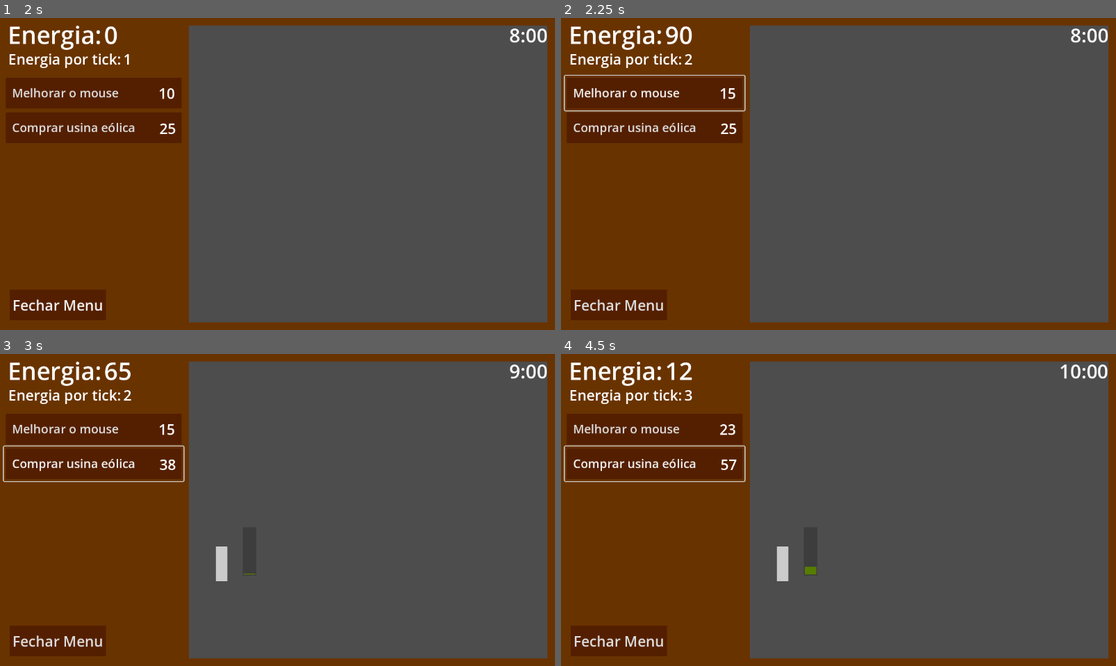
Above: before the commit, frames 1-4 (two rows, left to right).
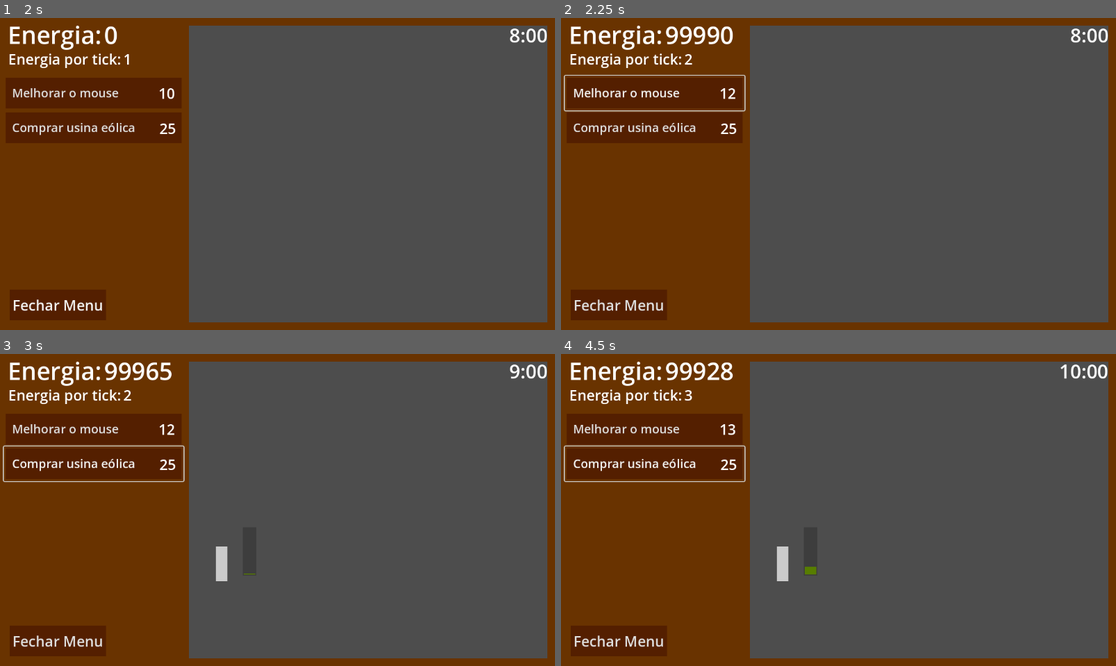
Above: after the commit, the same moments.

Repository: c-sandro/projetoAlvorada
Game: Godot game, scene res://Main.tscn
Same seed, same stepped clock (60 frames per second), same inputs: the game is played once before the commit and once after it.
Inputs (mouse positions are in pixels of both pictures, inside the frame that each line leads up to):
- Up to frame 1 (2 s): tap Enter at 0.5 s; move the mouse to (371, 227) at 0.52 s; click "Abrir Menu" at 1.25 s
- Up to frame 2 (2.25 s): click "Melhorar o mouse" at 2 s
- Up to frame 3 (3 s): click "Comprar usina eólica" at 2.75 s
- Up to frame 4 (4.5 s): click "Melhorar o mouse" at 3.5 s; click "Comprar usina eólica" at 4.25 s

Frame 1 is identical in both runs. In frame 2, 0.3% of the frame differs, in the area x 21-32%, y 2-27%; in frame 3, 0.4%; in frame 4, 0.5%, in the area x 18-32%, y 2-38%.

Commit message:
implementação dos upgrades das construções

Diff:
--- a/godot/Main.tscn
+++ b/godot/Main.tscn
@@ -1,6 +1,6 @@
 [gd_scene load_steps=9 format=3 uid="uid://bcavmedvv7ixd"]
 
-[ext_resource type="PackedScene" uid="uid://c8augt8na75pj" path="res://Sun.tscn" id="1_3evlm"]
+[ext_resource type="PackedScene" uid="uid://c8augt8na75pj" path="res://sun.tscn" id="1_3evlm"]
 [ext_resource type="PackedScene" uid="uid://c65tpy6cg0s5n" path="res://HUD.tscn" id="1_akrkt"]
 [ext_resource type="Script" path="res://scripts/MouseBar.gd" id="2_7purf"]
 [ext_resource type="PackedScene" uid="uid://bwbar086b16s3" path="res://BuildingsManager.tscn" id="3_1oy0q"]
@@ -131,14 +131,15 @@
 text = "6:00"
 horizontal_alignment = 2
 
-[node name="BuildingsManager" parent="." instance=ExtResource("3_1oy0q")]
+[node name="BuildingsManager" parent="." node_paths=PackedStringArray("sunEnergyManager") instance=ExtResource("3_1oy0q")]
+sunEnergyManager = NodePath("../SunEnergyManager")
 
 [node name="Sun" parent="." instance=ExtResource("1_3evlm")]
 position = Vector2(731, 400)
 
 [node name="SunEnergyManager" type="Node" parent="."]
 script = ExtResource("5_khmhj")
-sunTotal = 100
+sunTotal = 100000
 
 [node name="SunTimer" type="Timer" parent="SunEnergyManager"]
 
--- a/godot/classes/Building.gd
+++ b/godot/classes/Building.gd
@@ -3,8 +3,22 @@
 var cost: int = 0
 var quantity: int = 0
 var sunGained: int = 0
+var basePrice: int = 0
 
 func startBuilding(newCost, newSunGained, newTickTime):
+	basePrice = newCost
 	cost = newCost
 	sunGained = newSunGained
 	self.wait_time = newTickTime
+
+func buildingMark1():
+	self.wait_time /= 2
+
+func buildingMark2():
+	sunGained *= 2
+
+func buildingMark3():
+	self.wait_time /= 2
+
+func buildingMark4():
+	sunGained *= 2
--- a/godot/scripts/BuildingsManager.gd
+++ b/godot/scripts/BuildingsManager.gd
@@ -1,13 +1,12 @@
 extends Control
 
-var buildings: Array = [Timer]
-var sunEnergyManager
+@export var buildings: Array = [Timer]
+@export var sunEnergyManager: Node
 
 signal buildingTick
 
 func _ready():
 
-	sunEnergyManager = get_node("../SunEnergyManager")
 	buildings[0] = $WindPower/WindPowerTimer
 	buildings[0].startBuilding(25,1,10)
 
@@ -21,7 +20,7 @@
 
 	sunEnergyManager.sunTotal -= buildings[0].cost
 	buildings[0].quantity += 1
-	buildings[0].cost = roundi(buildings[0].cost * 1.5)
+	buildings[0].cost = roundi(buildings[0].basePrice )#* (1.15 ** buildings[0].quantity))
 
 	sunEnergyManager.changeSunCountHUD()
 
@@ -31,6 +30,14 @@
 		buildings[0].start()
 		$WindPower/WindPowerPlant.visible = true
 		$WindPower/WindPowerPlant.startBuilding()
+	elif(buildings[0].quantity == 10):
+		buildings[0].buildingMark1()
+	elif(buildings[0].quantity == 25):
+		buildings[0].buildingMark2()
+	elif(buildings[0].quantity == 50):
+		buildings[0].buildingMark3()
+	elif(buildings[0].quantity == 100):
+		buildings[0].buildingMark4()
 
 	$WindPower/WindPowerPlant.updateBuilding(buildings[0].sunGained,
 								$WindPower/WindPowerTimer.wait_time,
--- a/godot/scripts/SunEnergyManager.gd
+++ b/godot/scripts/SunEnergyManager.gd
@@ -3,6 +3,7 @@
 @export var sunTotal: int = 0
 var sunGainedPerTick: int = 1
 var mouseCost: int = 10
+var mouseUpgrades: int = 0
 
 signal sunTick
 signal mouseBought
@@ -34,9 +35,10 @@
 	if(sunTotal < mouseCost):
 		return
 
+	mouseUpgrades += 1
 	sunTotal -= mouseCost
 	sunGainedPerTick += 1
-	mouseCost = roundi(mouseCost * 1.5)
+	mouseCost = roundi(10 * (1.15 ** mouseUpgrades))
 	changeSunCountHUD()
 	changeMousePriceHUD()
 
